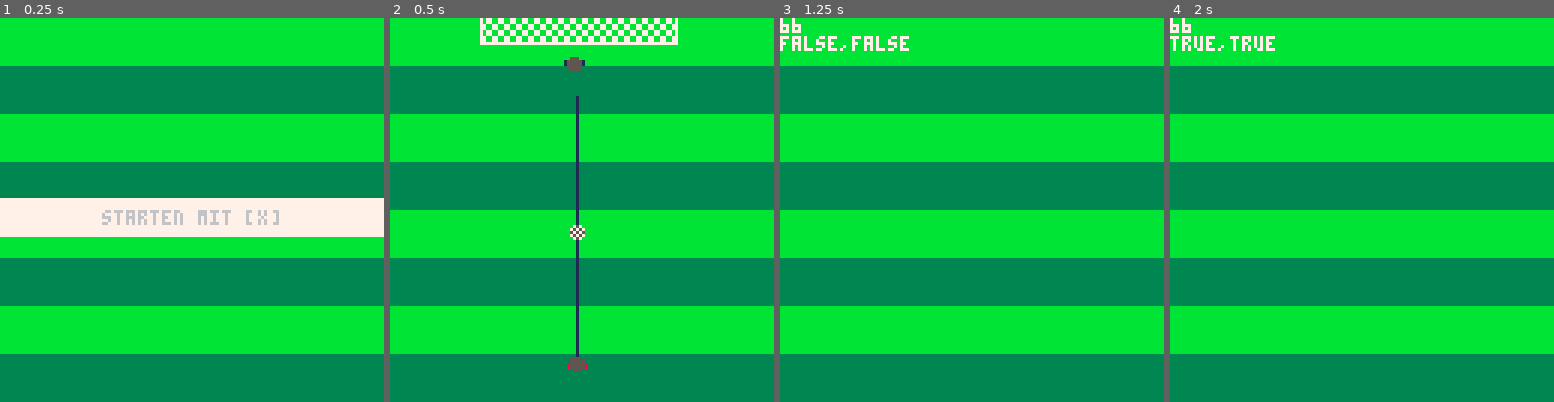
Above: before the commit, frames 1-4 (left to right).
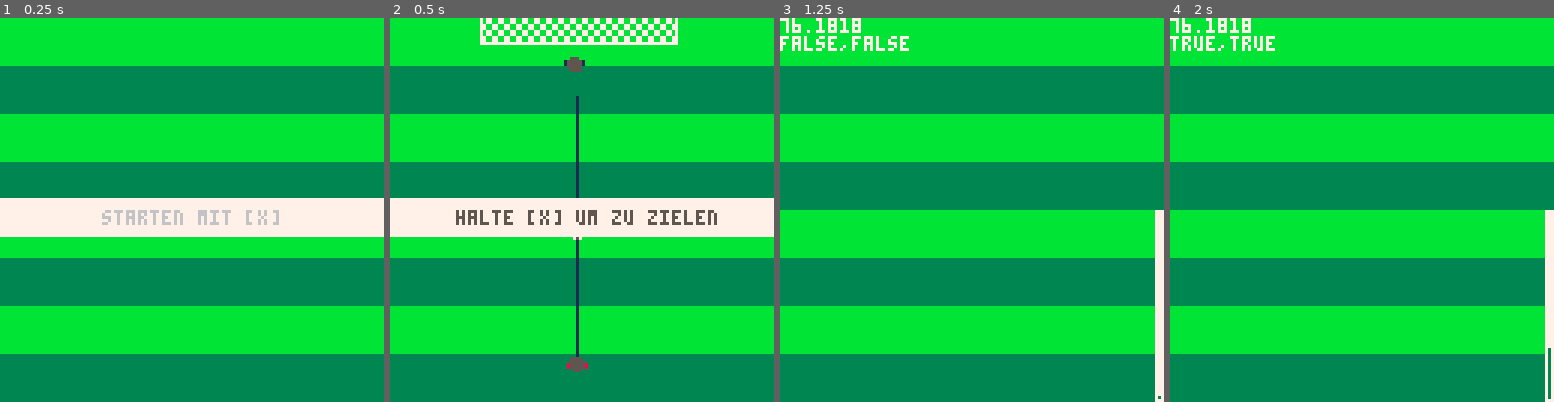
Above: after the commit, the same moments.

Repository: zothynine/torchance
Game: PICO-8 cartridge elfmeter.p8
Same seed, same stepped clock (60 frames per second), same inputs: the game is played once before the commit and once after it.
Inputs:
- Up to frame 1 (0.25 s): no input
- Up to frame 2 (0.5 s): tap X (X key) at 0.33 s
- Up to frame 3 (1.25 s): tap X (X key) at 1.07 s
- Up to frame 4 (2 s): tap X (X key) at 1.85 s

Frame 1 is identical in both runs. In frame 2, 10% of the frame differs, in the area x 0-100%, y 46-58%; in frame 3, 1.5%; in frame 4, 1.4%.

Commit message:
Implement strength bar for kicking

Diff:
--- a/elfmeter.p8
+++ b/elfmeter.p8
@@ -86,8 +86,8 @@
 	if aiming.started
 				and not aiming.ended then
 
-		if player.x == 0
-					or player.x == 112 then
+		if player.x <= 0
+					or player.x >= 112 then
 			aiming.direction = aiming.direction * -1
 		end
 
@@ -122,11 +122,11 @@
 	pal()
 
 	--show aiming hint
---	if not aiming.started then
---	 blink_hint_txt()
---		rectfill(0,60,127,72,7)
---		print("halte [x] um zu zielen",22,64,hint.txtcol)
---	end
+	if not aiming.started then
+	 blink_hint_txt()
+		rectfill(0,60,127,72,7)
+		print("halte [x] um zu zielen",22,64,hint.txtcol)
+	end
 
 end
 -->8
@@ -144,11 +144,24 @@
 				and kicking.started then
 		kicking.ended = true
 	end
+
+	if kicking.started
+	and not kicking.ended then
+		kicking.stren+=kicking.stren_dir
+		if kicking.stren <= 65
+		or kicking.stren >= 126 then
+			kicking.stren_dir *= -1
+		end
+	end
 end
 
 function draw_kick()
 	cls()
 	draw_field_top()
+	-- strength
+	rectfill(125,64,127,127,7)
+	--rect(124,64,127,127,7)
+	line(126,kicking.stren,126,126,3)
 
 	--debug
 	color(7)
@@ -181,12 +194,14 @@
 	ball = {}
 	player.x = 59
 	player.y = 113
-	aiming.direction = -1
+	aiming.direction = -3-rnd(2)
 	aiming.started = false
 	aiming.ended = false
 	aim_x = 62
 	kicking.started = false
 	kicking.ended = false
+	kicking.stren = 126
+	kicking.stren_dir = -4
 	hint.colors = {7,6,5,5,6}
 	hint.colpos = 1
 	hint.txtcol = hint.colors[1]
